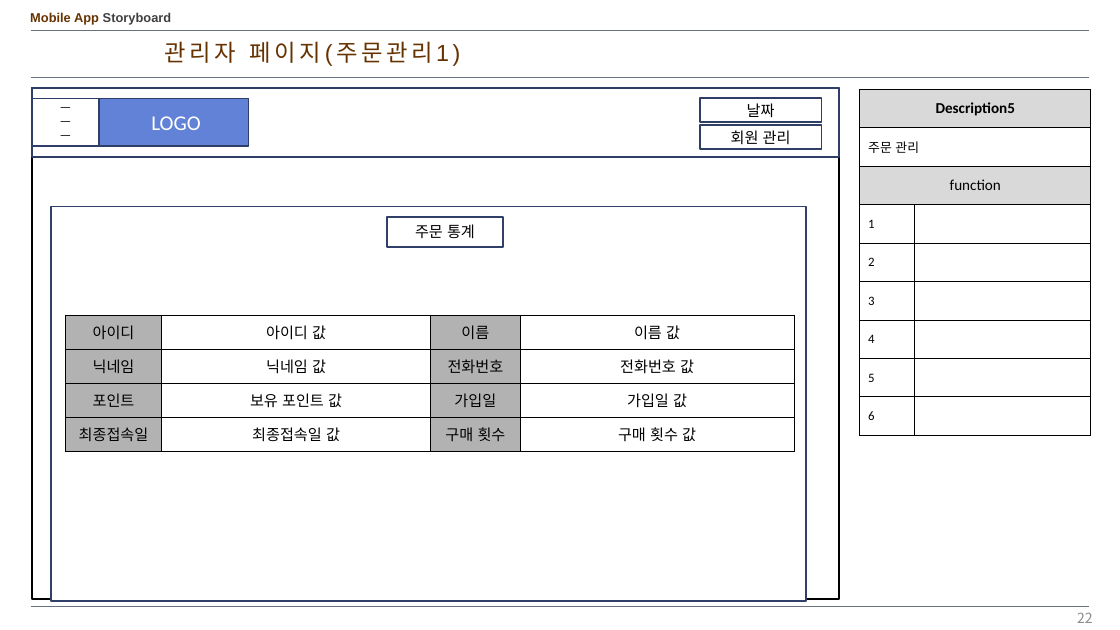
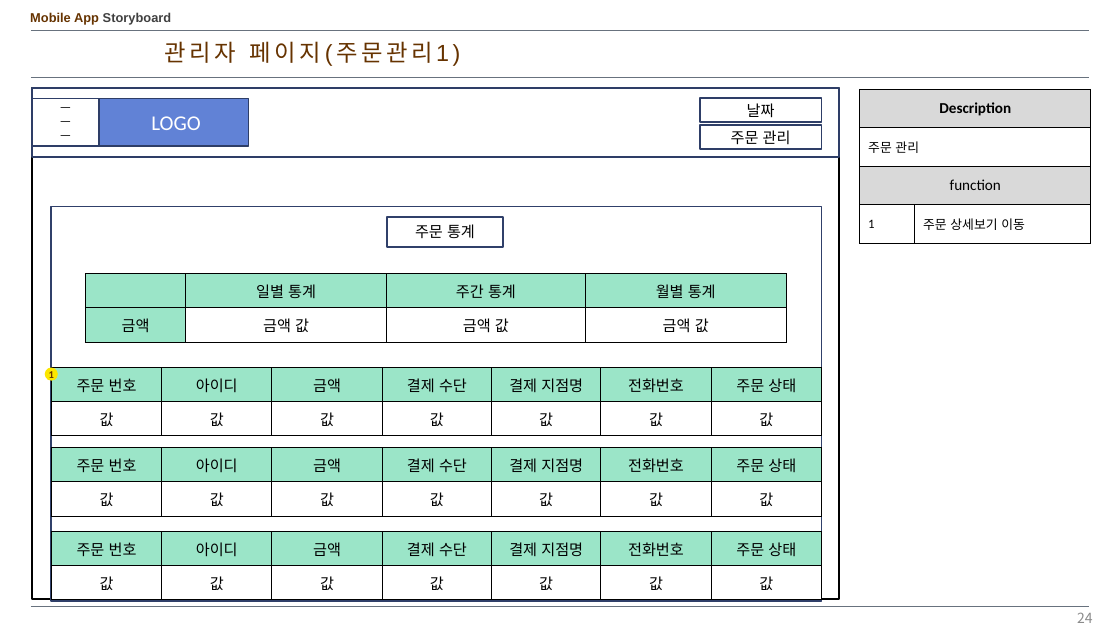
Before and after one commit to kangheechoul/document, a slide deck: slide 24 of 프레젠테이션 1.pptx (slide 22 before the commit). Drawn at 1120x630 pixels with LibreOffice and Linux fonts; fonts in the diff are those of the drawing. Boxes give left, top, right and bottom in pixels: in the first picture for what was removed or moved away, otherwise in the second. Text is boxed around its words. In the diff, an @@ line names an element or a change of style, - is before the commit and + after.

Commit message:
관리자 문의 답변

```diff
--- a/프레젠테이션 1.pptx
+++ b/프레젠테이션 1.pptx
@@ table at [860, 89, 1091, 243] @@
-row 1, column 1: Description5
+row 1, column 1: Description
-row 4: 1 | 
-row 5: 2 | 
-row 6: 3 | 
-row 7: 4 | 
-row 8: 5 | 
-row 9: 6 | 
+row 4: 1 | 주문 상세보기 이동
@@ text in rectangle at [731, 130, 791, 145]: text changed @@
-회원 관리
+주문 관리
@@ rectangle: place and size @@
-rectangle at [51, 207, 807, 602]
+rectangle at [51, 207, 822, 602]
@@ table added at [86, 274, 787, 342], 2 rows, 4 columns @@
+ | 일별 통계 | 주간 통계 | 월별 통계
+금액 | 금액 값 | 금액 값 | 금액 값
@@ table removed at [66, 315, 794, 451], 4 rows, 4 columns @@
-아이디 | 아이디 값 | 이름 | 이름 값
-닉네임 | 닉네임 값 | 전화번호 | 전화번호 값
-포인트 | 보유 포인트 값 | 가입일 | 가입일 값
-최종접속일 | 최종접속일 값 | 구매 횟수 | 구매 횟수 값
@@ ellipse added at [45, 368, 58, 381], fill #FCE700, 9 pt, text #663300, bold @@
+1
@@ table added at [51, 368, 820, 436], 2 rows, 7 columns @@
+주문 번호 | 아이디 | 금액 | 결제 수단 | 결제 지점명 | 전화번호 | 주문 상태
+값 | 값 | 값 | 값 | 값 | 값 | 값
@@ table added at [51, 448, 820, 516], 2 rows, 7 columns @@
+주문 번호 | 아이디 | 금액 | 결제 수단 | 결제 지점명 | 전화번호 | 주문 상태
+값 | 값 | 값 | 값 | 값 | 값 | 값
@@ table added at [51, 532, 820, 600], 2 rows, 7 columns @@
+주문 번호 | 아이디 | 금액 | 결제 수단 | 결제 지점명 | 전화번호 | 주문 상태
+값 | 값 | 값 | 값 | 값 | 값 | 값
@@ page number at [1077, 612, 1093, 623]: text changed @@
-22
+24
```
Also in this commit, not shown: 8 other slides changed, 5 slides added.
